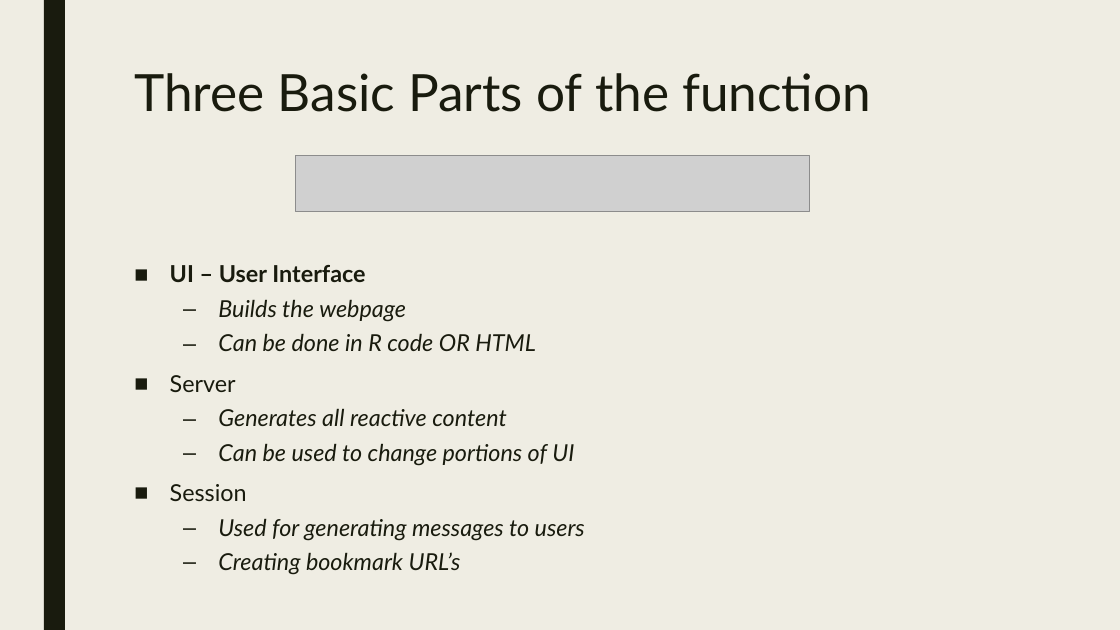
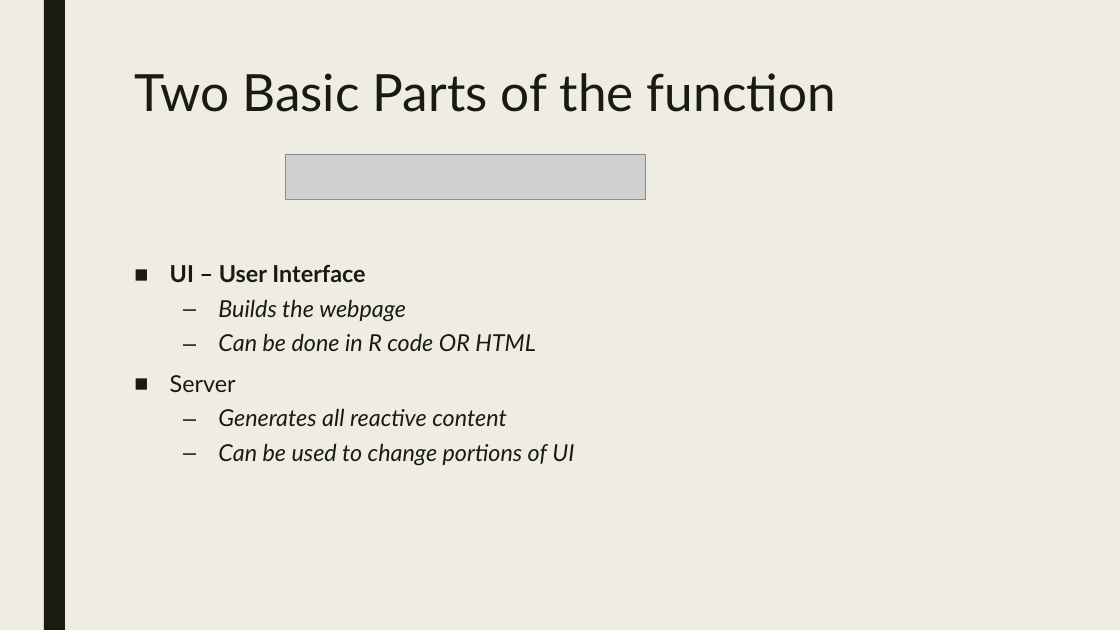
Before and after one commit to RforOperations2018/Class_1, a slide deck: slide 7 of Class 1.pptx. Drawn at 1120x630 pixels with LibreOffice and Linux fonts; fonts in the diff are those of the drawing; grey boxes stand for pictures. Boxes give left, top, right and bottom in pixels: in the first picture for what was removed or moved away, otherwise in the second. Text is boxed around its words. In the diff, an @@ line names an element or a change of style, - is before the commit and + after.

```diff
--- a/Class 1.pptx
+++ b/Class 1.pptx
@@ title at [134, 73, 836, 112]: text changed @@
-Three Basic Parts of the function
+Two Basic Parts of the function
@@ picture: place and size @@
-picture at [295, 155, 810, 213]
+picture at [286, 154, 645, 199]
@@ text at [170, 484, 585, 575]: paragraphs removed @@
-■ Session
-  – Used for generating messages to users
-  – Creating bookmark URL’s
```
Also in this commit, not shown: 1 other slide changed, 2 other files.
